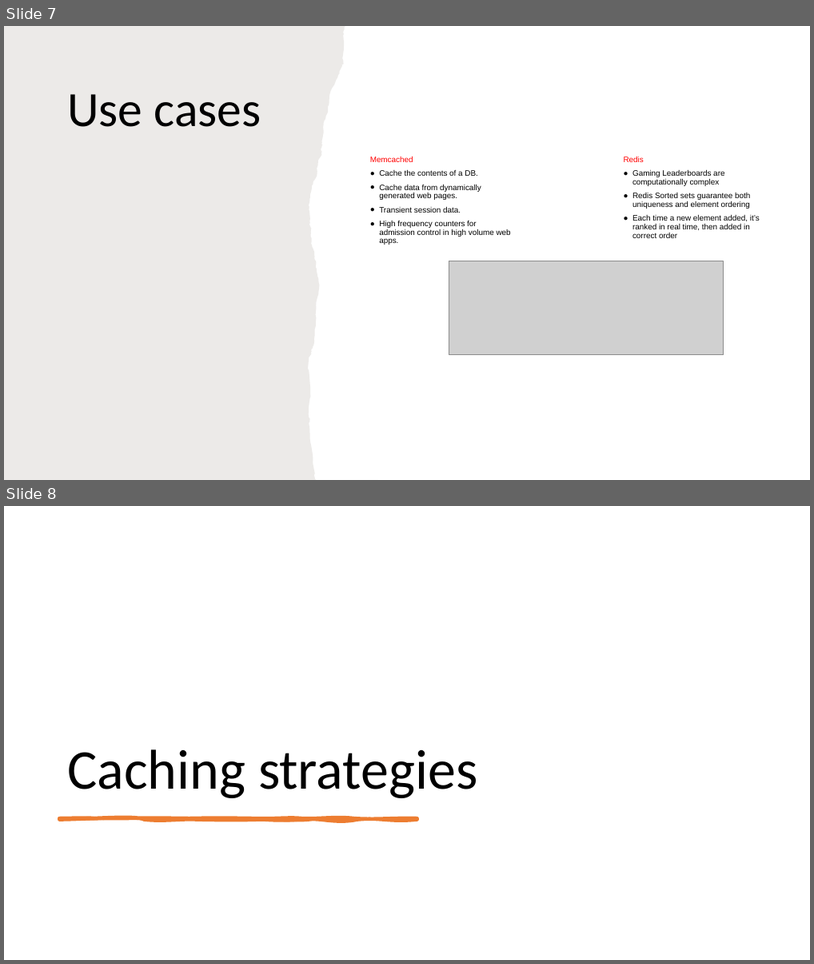
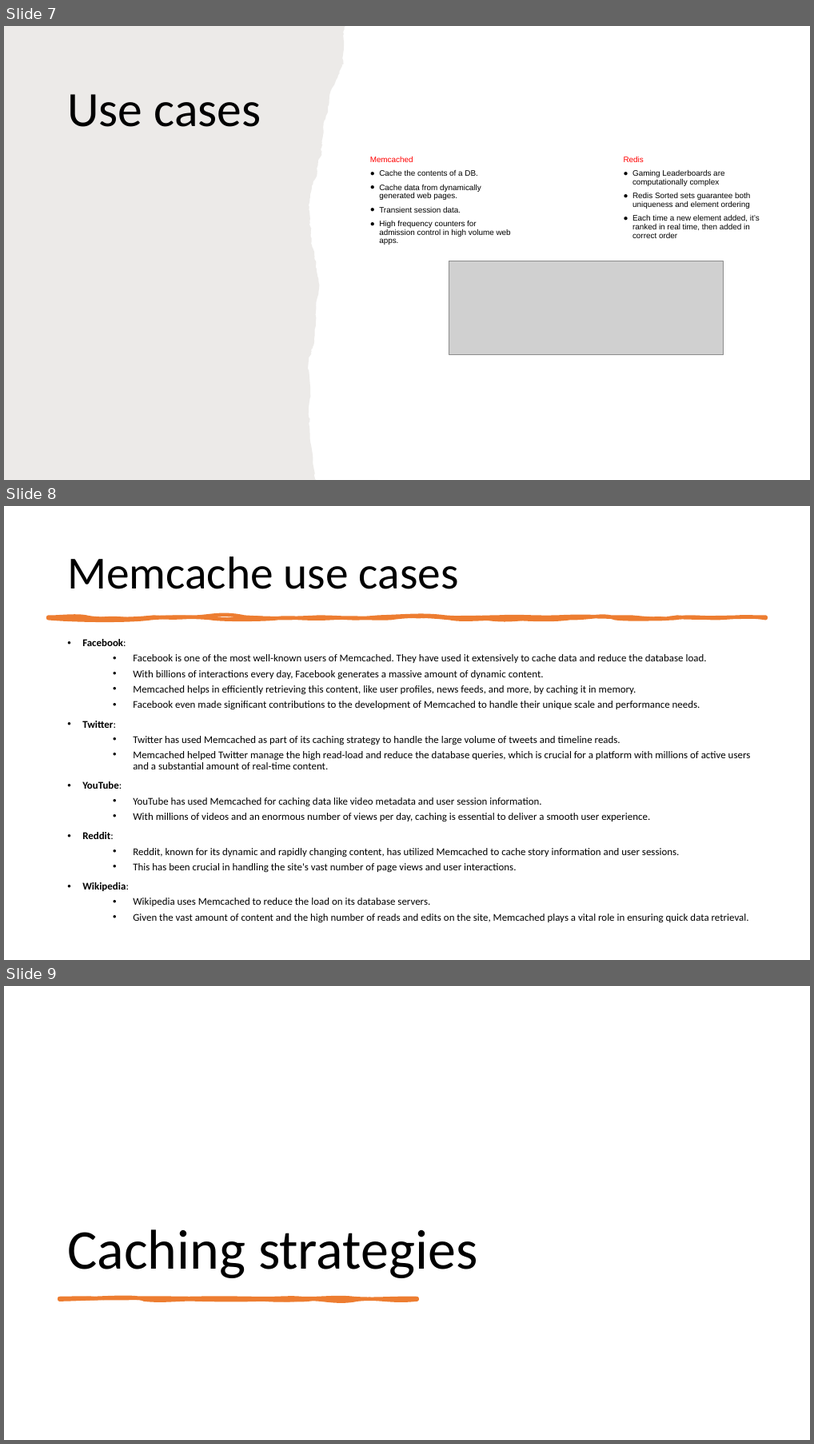
Before and after one commit to IlyaChakun/aws-iba-courses, a slide deck: lecture-materials/Databases/elastiCache/elastiCache.pptx. Shown one above the other, each under a label of ours: slides 7 and 8 before the commit, slides 7, 8 and 9 after it. The pictures are 814x964 and 814x1444 pixels, drawn with LibreOffice and Linux fonts; fonts in the diff are those of the drawing; grey boxes stand for pictures. Boxes give left, top, right and bottom in pixels: in the first picture for what was removed or moved away, otherwise in the second. Text is boxed around its words. In the diff, an @@ line names an element or a change of style, - is before the commit and + after.

```diff
--- a/lecture-materials/Databases/elastiCache/elastiCache.pptx
+++ b/lecture-materials/Databases/elastiCache/elastiCache.pptx
@@ slide 8 added at box(4, 506, 810, 960), background #FFFFFF @@
@@ title added at box(67, 556, 459, 589), 41 pt, text #000000 @@
+Memcache use cases
@@ freeform shape added at box(48, 617, 766, 618), fill #ED7D31, outline #ED7D31 3.25 pt @@
@@ text added at box(82, 639, 751, 923), 9.2 pt, text #000000 @@
+• Facebook:
+  • Facebook is one of the most well-known users of Memcached. They have used it extensively to cache data and reduce the database load.
+  • With billions of interactions every day, Facebook generates a massive amount of dynamic content.
+  • Memcached helps in efficiently retrieving this content, like user profiles, news feeds, and more, by caching it in memory.
+  • Facebook even made significant contributions to the development of Memcached to handle their unique scale and performance needs.
+• Twitter:
+  • Twitter has used Memcached as part of its caching strategy to handle the large volume of tweets and timeline reads.
+  • Memcached helped Twitter manage the high read-load and reduce the database queries, which is crucial for a platform with millions of active users and a substantial amount of real-time content.
+• YouTube:
+  • YouTube has used Memcached for caching data like video metadata and user session information.
+  • With millions of videos and an enormous number of views per day, caching is essential to deliver a smooth user experience.
+• Reddit:
+  • Reddit, known for its dynamic and rapidly changing content, has utilized Memcached to cache story information and user sessions.
+  • This has been crucial in handling the site's vast number of page views and user interactions.
+• Wikipedia:
+  • Wikipedia uses Memcached to reduce the load on its database servers.
+  • Given the vast amount of content and the high number of reads and edits on the site, Memcached plays a vital role in ensuring quick data retrieval.
@@ what was slide 8 is now slide 9 @@
```
Also in this commit, not shown: 5 slides changed, 7 other slides added, 3 slides removed, 14 other files.
